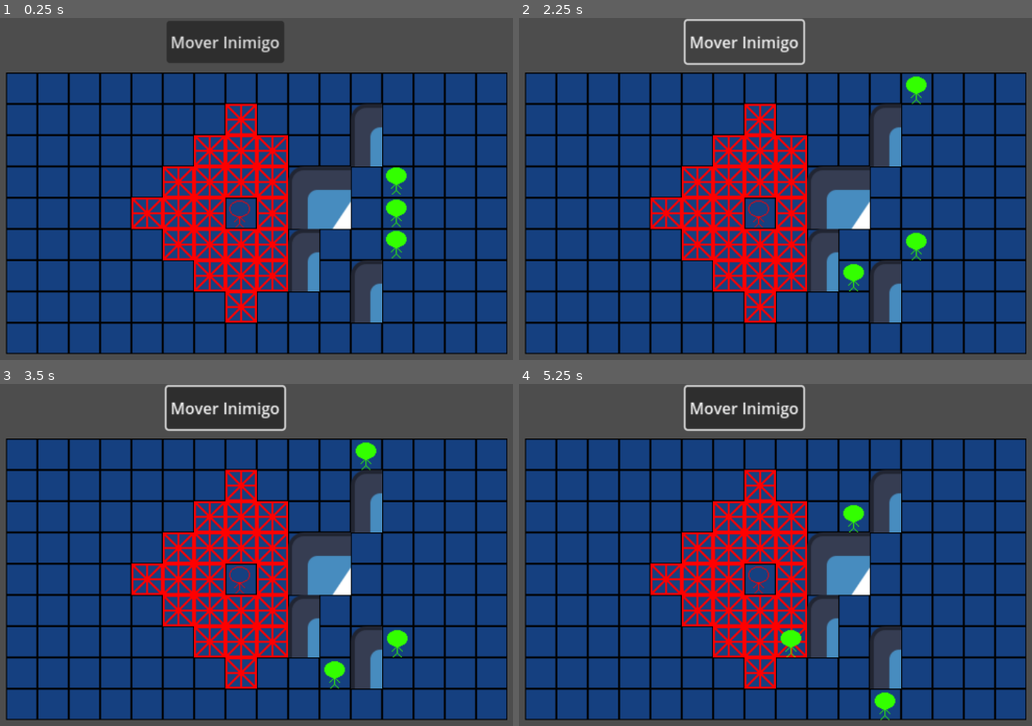
Above: before the commit, frames 1-4 (two rows, left to right).
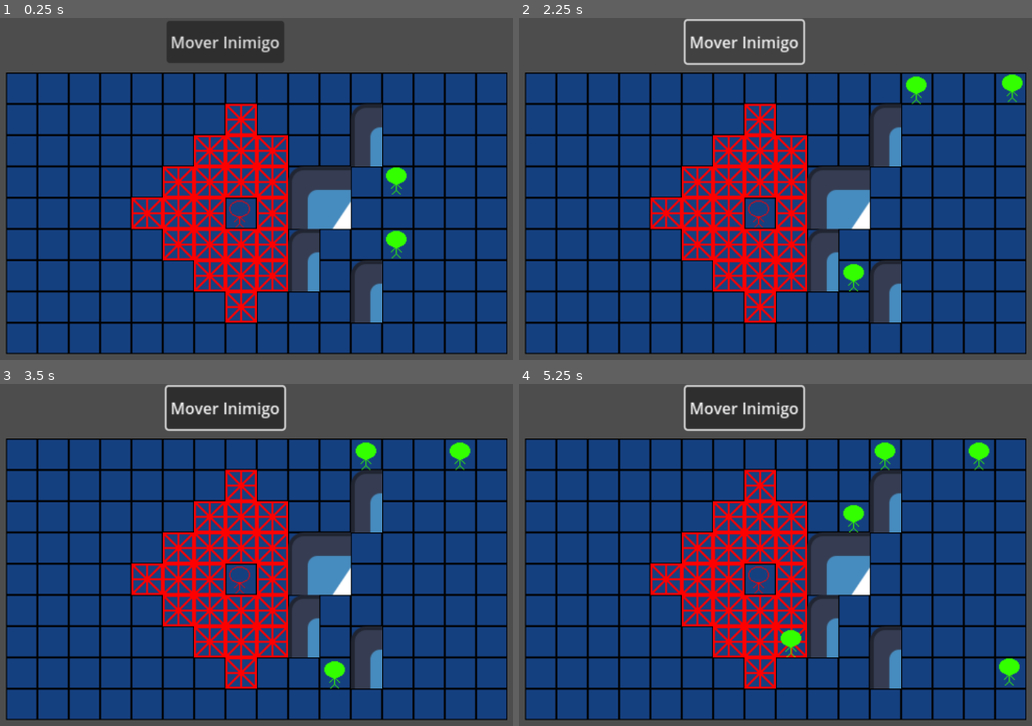
Above: after the commit, the same moments.

Repository: gdp-ufrj/alikia
Game: Godot game, scene res://Scenes/battle.tscn
Two runs of this game, one before a commit and one after it. Both use one fixed random seed, a clock stepped at 60 frames per second and the inputs below. This scene is started directly instead of the project's main scene. The engine's default icon, where the game draws it, is replaced by a stand-in: a white triangle on a blue panel in a dark square.
Inputs (mouse positions are in pixels of both pictures, inside the frame that each line leads up to):
- Up to frame 1 (0.25 s): no input
- Up to frame 2 (2.25 s): click "Mover Inimigo" at 0.5 s; click "Mover Inimigo" at 1.25 s; click "Mover Inimigo" at 2 s
- Up to frame 3 (3.5 s): tap Enter at 2.75 s; move the mouse to (389, 575) at 2.77 s; press the mouse at (389, 575) at 2.78 s
- Up to frame 4 (5.25 s): tap Space at 3.5, 5 s; move the mouse to (595, 616) at 3.52 s; release the mouse at (595, 616) at 3.53 s; click (595, 616) at 3.6 s; tap Enter at 4.25 s; move the mouse to (821, 503) at 4.27 s; press the mouse at (821, 503) at 4.28 s; move the mouse to (708, 678) at 5.02 s; release the mouse at (708, 678) at 5.03 s; click (708, 678) at 5.1 s

The runs differ from the first frame. In frame 1, 0.2% of the frame differs, in the area x 75-80%, y 53-62%; in frame 2, 0.4%; in frame 3, 0.4%; in frame 4, 0.8%, in the area x 69-98%, y 17-99%.

Commit message:
feature: spawn inimigos

Diff:
--- a/Scenes/battle.tscn
+++ b/Scenes/battle.tscn
@@ -102,7 +102,7 @@
 script = ExtResource("6_epmfg")
 
 [node name="Enemy" parent="Enemies" instance=ExtResource("6_ot51i")]
-position = Vector2(175, -18)
+position = Vector2(290, -257)
 
 [node name="Enemy2" parent="Enemies" instance=ExtResource("6_ot51i")]
 position = Vector2(175, 14)
@@ -110,4 +110,10 @@
 [node name="Enemy3" parent="Enemies" instance=ExtResource("6_ot51i")]
 position = Vector2(175, -51)
 
+[node name="Marker2D" type="Marker2D" parent="."]
+position = Vector2(274, -146)
+
+[node name="Marker2D2" type="Marker2D" parent="."]
+position = Vector2(271, 77)
+
 [connection signal="pressed" from="Move" to="Enemies" method="_on_move_pressed"]
--- a/Scripts/Enemy/enemies.gd
+++ b/Scripts/Enemy/enemies.gd
@@ -2,11 +2,17 @@
 
 @onready var player = $"../Player"
 @onready var tile_map = $"../TileMap"
+@onready var marker_2d = $"../Marker2D"
+@onready var marker_2d_2 = $"../Marker2D2"
+
+var enemy_1 = load("res://Scenes/enemy.tscn")
 
 var enemies: Array
 var astar_grid: AStarGrid2D
 var target: Vector2i
 var neighbours: Array[Vector2i]
+var test = true
+var count = 0
 
 func _ready():
 	enemies = get_children()
@@ -14,6 +20,7 @@
 
 func _on_move_pressed():
 
+	count = count + 1
 	for enemy in enemies:
 		if !(target == tile_map.local_to_map(player.global_position)) :
 			target = tile_map.local_to_map(player.global_position) #seta o alvo como a posição do jogador
@@ -26,4 +33,23 @@
 
 		enemy.move(neighbours.front())
 
+		#var enemy_spawn = randf_range(0, enemies.size())
+
+	if count % 3 == 0:
+		var scene = enemy_1.instantiate()
+		scene.position = marker_2d.position
+		add_child(scene)
+		enemies.append(scene)
+
+	if count % 7 == 0:
+		var scene = enemy_1.instantiate()
+		scene.position = marker_2d_2.position
+		add_child(scene)
+		enemies.append(scene)
+
+	#if test == true:
+		#$Enemy.position = marker_2d.position
+		#test = false
+
+
 		#await get_tree().create_timer(0.5).timeout #timer para o movimento de cada inimigo
--- a/Scripts/Grid.gd
+++ b/Scripts/Grid.gd
@@ -1,6 +1,7 @@
 extends Node2D
 
 @onready var tile_map = $"../TileMap"
+
 
 var astar_grid: AStarGrid2D
 
--- a/Scripts/Player/Player.gd
+++ b/Scripts/Player/Player.gd
@@ -8,7 +8,6 @@
 var range_path : Array[Vector2i]
 var show_range : bool = true
 var current_position : Vector2i
-
 
 func _ready():
 	astar_grid = tile_map.astar_grid
